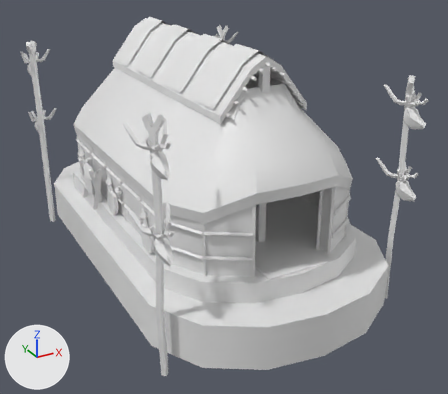
The COLLADA model art/meshes/structural/mapuche/temple.dae, before and after one commit.
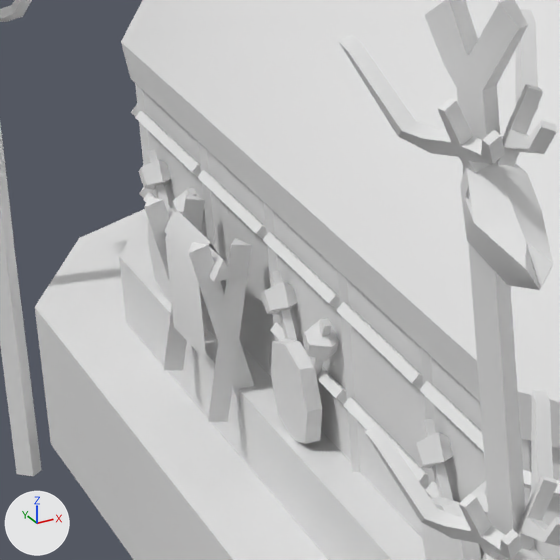
Each version is shown whole from a 50 mm lens placed at (-13.2, -27.2, 13.1), pointed at (0.7, -1.9, 0.4), then close up on the part from 10% to 38% of the width and 29% to 61% of the height. Arrows for +X, +Y and +Z are at lower left; the lights stay in place. The older version's two pictures come first.

Names of what the first close-up shows: 'temple'.
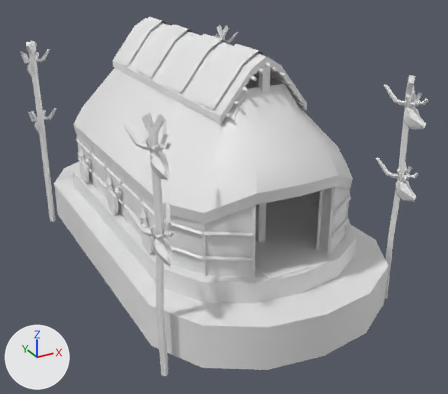
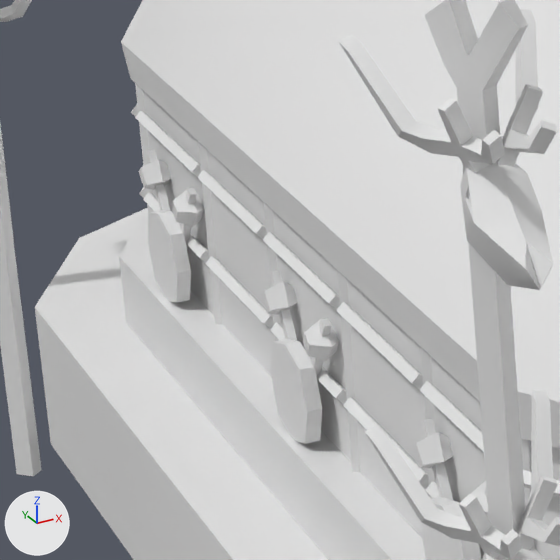
Pixel boxes (x1, y1, x2, y2) of what changed, in the close-ups (560 x 560 px):
part 1 of me_cubo_323, deleted: before (144, 193, 255, 422)
part 2 of me_cubo_323, added: after (205, 256, 274, 329)

Diff of the bpy script that builds the scene:
```diff
--- a/art/meshes/structural/mapuche/temple.dae.py
+++ b/art/meshes/structural/mapuche/temple.dae.py
@@ me_cubo_323 @@
 # used by ob_temple; location = (0.0, 0.0, 0.0)
-me_cubo_323.from_pydata(...)  # 2390 vertices, 4026 faces; spans x -6.7..6.7, y -11.5..10.6, z -3.3..8.5
+me_cubo_323.from_pydata(...)  # 2318 vertices, 3942 faces; spans x -6.7..6.7, y -11.5..10.6, z -3.3..8.5
+# me_cubo_323 part 1: 12 loose pieces with 80 vertices, spanning x -5.3..5.3, y -3.9..2.9, z -0.1..2.0, are deleted
+# me_cubo_323 part 2
+# 8 vertices are added at x -4.6..-4.5, y 0.7..2.8, z 1.0..1.2
+# 12 new faces join them
 me_cubo_323.materials.append(mat_textura__mapuche_010)
```
